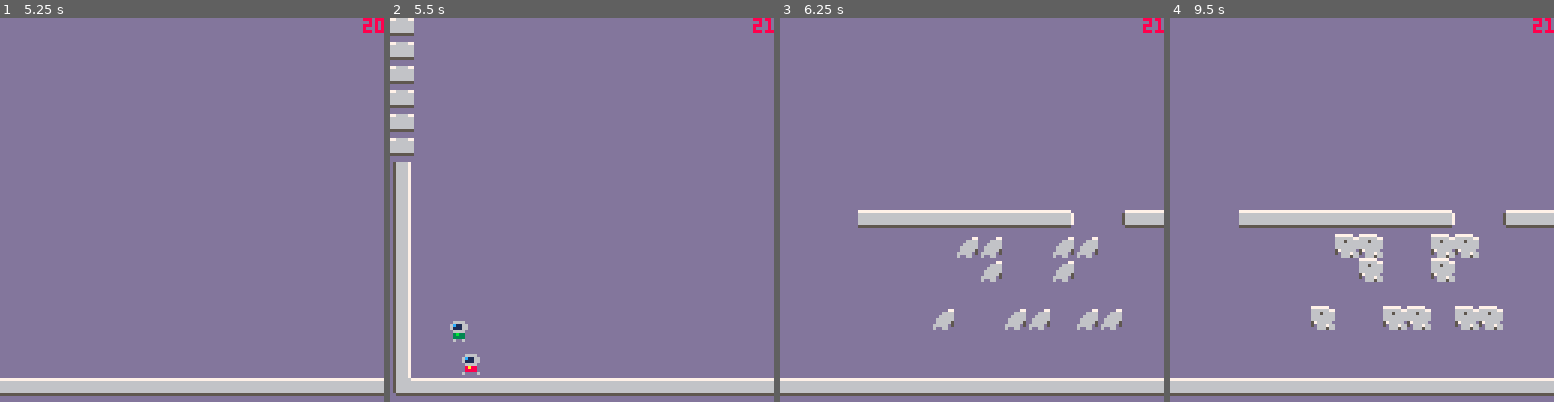
Above: before the commit, frames 1-4 (left to right).
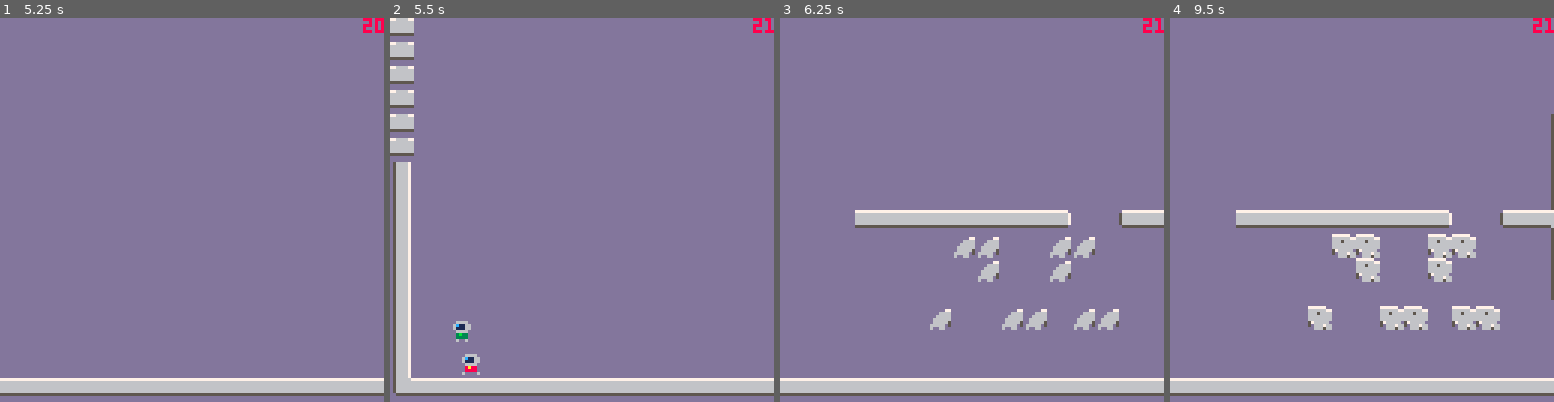
Above: after the commit, the same moments.

Repository: jgradim/gameoff-2020
Game: PICO-8 cartridge moonshot.p8
Same seed, same stepped clock (60 frames per second), same inputs: the game is played once before the commit and once after it.
Inputs:
- Up to frame 1 (5.25 s): tap X (X key) at 0.33, 1.07, 1.85, 2.97, 4.08, 5.2 s; tap O (Z key) at 0.7, 1.7, 2.1, 2.5, 2.9, 3.3, 3.7, 4.1, 4.5, 4.9 s; hold Right 1.6-2.1 s; hold Up 2.15-2.42 s; hold Right 2.47-3.03 s; hold Left 3.08-3.58 s; hold Down 3.63-3.97 s; hold Right 4.02-4.68 s; hold Up 4.73-5.03 s; hold Left from 5.08 s (still down)
- Up to frame 2 (5.5 s): keep holding Left; tap O (Z key) at 5.3 s
- Up to frame 3 (6.25 s): release Left at 5.68 s; tap O (Z key) at 5.7, 6.1 s; hold Down 5.73-6.03 s; hold Right from 6.08 s (still down)
- Up to frame 4 (9.5 s): tap X (X key) at 6.32, 7.43, 8.55 s; tap O (Z key) every 0.4 s from 6.5 to 9.3 s; release Right at 6.58 s; hold Right 6.63-7.13 s; hold Up 7.18-7.45 s; hold Right 7.5-8.07 s; hold Left 8.12-8.62 s; hold Down 8.67-9 s; hold Right from 9.05 s (still down)

Frame 1 is identical in both runs. In frame 2, 0.1% of the frame differs, in the area x 15-22%, y 78-85%; in frame 3, 1.4%; in frame 4, 2.1%, in the area x 17-100%, y 25-82%.

Commit message:
Ignore sprite padding when adjusting for collisions
Sprite padding should be handled explicitly.

Diff:
--- a/moonshot.p8
+++ b/moonshot.p8
@@ -641,17 +641,17 @@
 
  if aim == "⬅️" then
   p.dx=0
-  p.x+=cl.x-p.x-p.w+1
+  p.x+=cl.x-p.x-p.w
   return aim
  end
  if aim == "➡️" then
   p.dx=0
-  p.x+=cl.x+cl.w-p.x-1
+  p.x+=cl.x+cl.w-p.x
   return aim
  end
  if aim == "⬆️" then
   p.dy=0
-  p.y+=cl.y+cl.h-p.y-1
+  p.y+=cl.y+cl.h-p.y
   return aim
  end
  if aim == "⬇️" then
